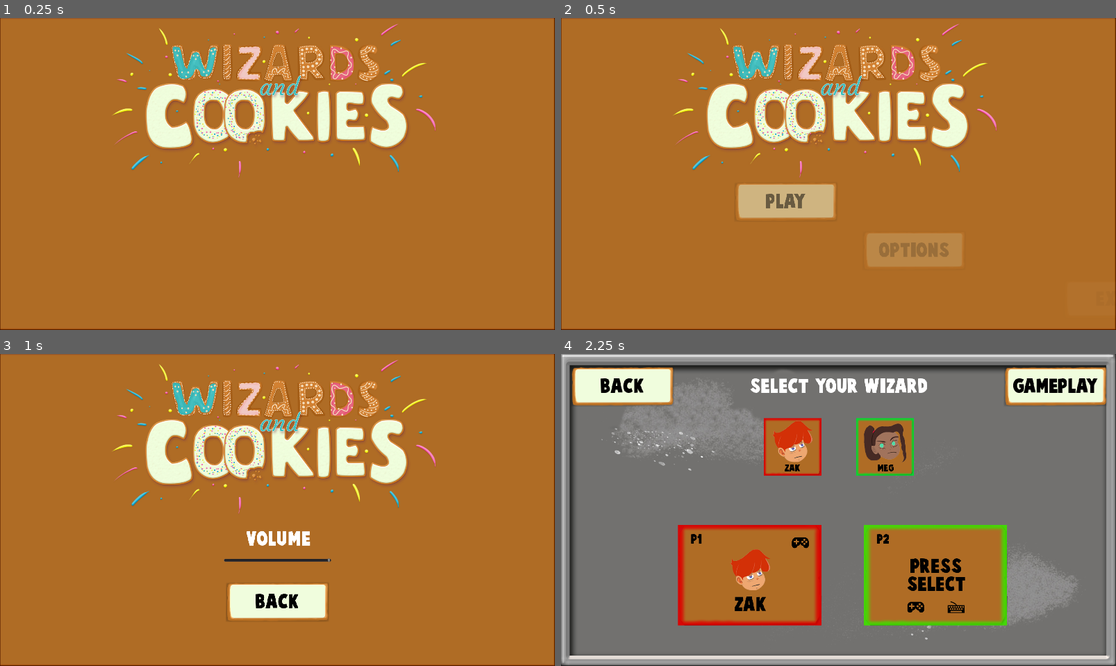
Above: before the commit, frames 1-4 (two rows, left to right).
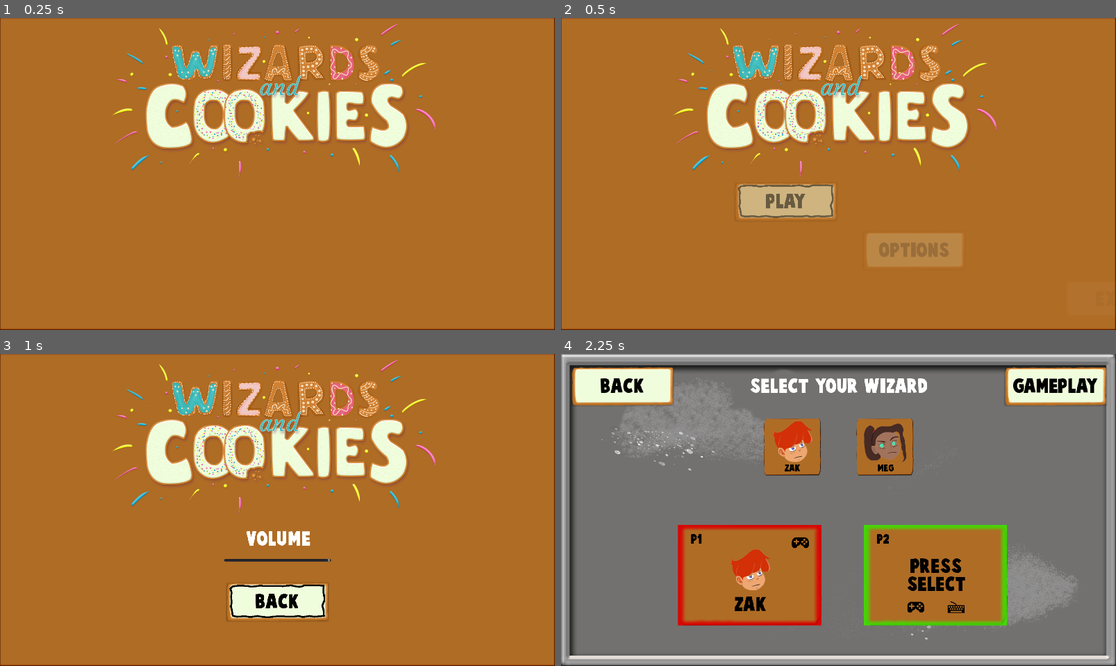
Above: after the commit, the same moments.

Repository: stranker/WizardAndCookies_Godot
Game: Godot game, scene res://Scenes/MainMenu.tscn
Two runs of this game, one before a commit and one after it. Both use one fixed random seed, a clock stepped at 60 frames per second and the inputs below.
Inputs:
- Up to frame 1 (0.25 s): no input
- Up to frame 2 (0.5 s): no input
- Up to frame 3 (1 s): click "OPTIONS" at 0.5 s
- Up to frame 4 (2.25 s): click "BACK" at 1.25 s; click "PLAY" at 2 s

Frame 1 is identical in both runs. In frame 2, 0.3% of the frame differs, in the area x 31-50%, y 53-65%; in frame 3, 0.3%; in frame 4, 0.7%, in the area x 36-64%, y 20-39%.

Commit message:
Zarlanga

Diff:
--- a/Objects/UI/Button.tscn
+++ b/Objects/UI/Button.tscn
@@ -1,15 +1,17 @@
-[gd_scene load_steps=5 format=2]
+[gd_scene load_steps=6 format=2]
 
 [ext_resource path="res://Assets/UI/Buttons/CookieButton.png" type="Texture" id=1]
 [ext_resource path="res://Assets/Fonts/font_62.tres" type="DynamicFont" id=2]
 [ext_resource path="res://Objects/UI/Button.gd" type="Script" id=3]
 [ext_resource path="res://Assets/UI/Buttons/CookieButtonPressed.png" type="Texture" id=4]
+[ext_resource path="res://Assets/UI/Buttons/CookieCream3-black.png" type="Texture" id=5]
 
 [node name="TextureButton" type="TextureButton"]
 margin_right = 40.0
 margin_bottom = 40.0
 texture_normal = ExtResource( 1 )
 texture_pressed = ExtResource( 4 )
+texture_focused = ExtResource( 5 )
 script = ExtResource( 3 )
 __meta__ = {
 "_edit_use_anchors_": false
--- a/Objects/UI/CharacterSelection/PortraitButton.gd
+++ b/Objects/UI/CharacterSelection/PortraitButton.gd
@@ -9,6 +9,7 @@
 export var player_color : Color
 
 func _ready() -> void:
+	highlight.visible = false
 	name_label.text = name_text
 	portrait.texture = portrait_URL
 	highlight.modulate = player_color
--- a/Scenes/MainMenu.gd
+++ b/Scenes/MainMenu.gd
@@ -4,9 +4,12 @@
 onready var main_menu_panel = $MainMenuPanel
 onready var settings_panel 	= $SettingsPanel
 onready var animation_player = $AnimationPlayer
+onready var play_button = $MainMenuPanel/VBoxContainer/PlayBtn
+onready var back_button = $SettingsPanel/VBoxContainer/HBoxContainer/SettingsBackBtn
 
 func _ready() -> void:
 	animation_player.play("MainMenu_Show")
+	play_button.grab_focus()
 	pass
 
 func _on_PlayBtn_pressed() -> void:
@@ -21,10 +24,12 @@
 func _on_SettingsBtn_pressed() -> void:
 	main_menu_panel.visible = false
 	settings_panel.visible 	= true
+	back_button.grab_focus()
 	pass
 
 
 func _on_SettingsExitBtn_pressed() -> void:
 	main_menu_panel.visible = true
 	settings_panel.visible 	= false
+	play_button.grab_focus()
 	pass
--- a/Scenes/MainMenu.tscn
+++ b/Scenes/MainMenu.tscn
@@ -169,20 +169,25 @@
 }
 
 [node name="PlayBtn" parent="MainMenuPanel/VBoxContainer" instance=ExtResource( 3 )]
-margin_right = 360.0
+margin_left = 1200.0
+margin_right = 1560.0
 margin_bottom = 140.0
+focus_neighbour_top = NodePath("../SettingsBtn")
 
 [node name="SettingsBtn" parent="MainMenuPanel/VBoxContainer" instance=ExtResource( 3 )]
-margin_left = -200.0
+margin_left = 1200.0
 margin_top = 169.0
-margin_right = 160.0
+margin_right = 1560.0
 margin_bottom = 309.0
+focus_neighbour_top = NodePath("../PlayBtn")
+focus_neighbour_bottom = NodePath("../ExitBtn")
 text = "OPTIONS"
 
 [node name="ExitBtn" parent="MainMenuPanel/VBoxContainer" instance=ExtResource( 3 )]
 margin_top = 338.0
-margin_right = 360.001
+margin_right = 360.0
 margin_bottom = 478.0
+focus_neighbour_top = NodePath("../SettingsBtn")
 text = "EXIT"
 
 [node name="SettingsPanel" type="Control" parent="."]
@@ -207,6 +212,7 @@
 [node name="VolumeSlider" type="HSlider" parent="SettingsPanel/VBoxContainer"]
 margin_right = 371.0
 margin_bottom = 16.0
+focus_neighbour_bottom = NodePath("../HBoxContainer/SettingsBackBtn")
 max_value = 1.0
 step = 0.05
 script = ExtResource( 2 )
@@ -232,10 +238,11 @@
 margin_bottom = 222.0
 alignment = 1
 
-[node name="SettingsExitBtn" parent="SettingsPanel/VBoxContainer/HBoxContainer" instance=ExtResource( 3 )]
+[node name="SettingsBackBtn" parent="SettingsPanel/VBoxContainer/HBoxContainer" instance=ExtResource( 3 )]
 margin_left = 5.0
 margin_right = 365.0
 margin_bottom = 140.0
+focus_neighbour_top = NodePath("../../VolumeSlider")
 text = "BACK"
 
 [node name="AnimationPlayer" type="AnimationPlayer" parent="."]
@@ -247,4 +254,4 @@
 [connection signal="pressed" from="MainMenuPanel/VBoxContainer/ExitBtn" to="." method="_on_ExitBtn_pressed"]
 [connection signal="mouse_exited" from="SettingsPanel/VBoxContainer/VolumeSlider" to="SettingsPanel/VBoxContainer/VolumeSlider" method="release_focus"]
 [connection signal="value_changed" from="SettingsPanel/VBoxContainer/VolumeSlider" to="SettingsPanel/VBoxContainer/VolumeSlider" method="_on_VolumeSlider_value_changed"]
-[connection signal="pressed" from="SettingsPanel/VBoxContainer/HBoxContainer/SettingsExitBtn" to="." method="_on_SettingsExitBtn_pressed"]
+[connection signal="pressed" from="SettingsPanel/VBoxContainer/HBoxContainer/SettingsBackBtn" to="." method="_on_SettingsExitBtn_pressed"]
Binary file added: Assets/UI/Buttons/CookieCream3-black.png
Not shown, added: Assets/UI/Buttons/CookieCream3-black.png.import
